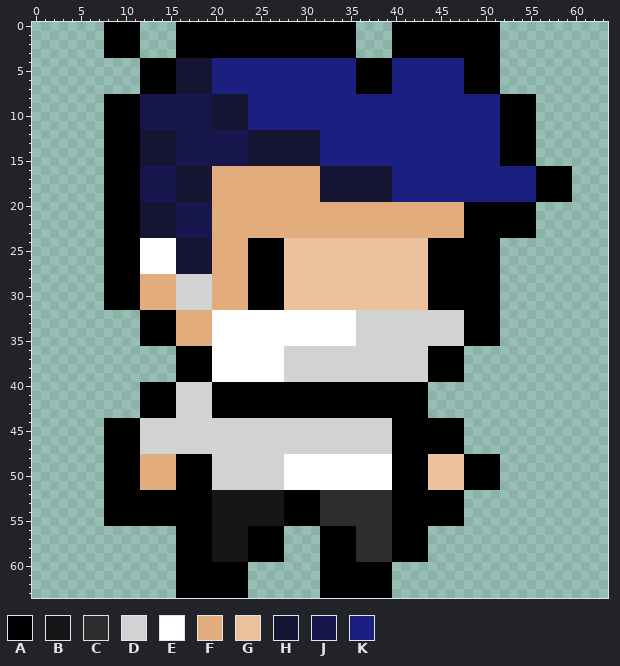
A pixel-art sprite gets an edit: Corre Etequiano!!/Assets/Desing/Players/Masculinos/Player 5 - Rickk Cabelo Azul/Player 5 M - Mascara.png. That is the earlier state.
The file is 64x64 pixels. Colours within 5 levels of each other are drawn and written as one.
Palette (. is transparent): A #000000  B #161616  C #2d2d2d  D #d2d2d2  E #ffffff  F #e3ac7d  G #ecc19d  H #141433  J #17174d  K #1a1f80
Pixels before (only the part around the change), first column x 5:
19 ...AAAAJJJJHHHHFFFFFFFFFFFFHHHHHHHHKKKKKKKKKKKKKKKKAA
20 ...AAAAHHHHJJJJFFFFFFFFFFFFFFFFFFFFFFFFFFFFAAAAAAAA..
21 ...AAAAHHHHJJJJFFFFFFFFFFFFFFFFFFFFFFFFFFFFAAAAAAAA..
22 ...AAAAHHHHJJJJFFFFFFFFFFFFFFFFFFFFFFFFFFFFAAAAAAAA..
23 ...AAAAHHHHJJJJFFFFFFFFFFFFFFFFFFFFFFFFFFFFAAAAAAAA..
24 ...AAAAEEEEHHHHFFFFAAAAGGGGGGGGGGGGGGGGAAAAAAAA......
25 ...AAAAEEEEHHHHFFFFAAAAGGGGGGGGGGGGGGGGAAAAAAAA......
26 ...AAAAEEEEHHHHFFFFAAAAGGGGGGGGGGGGGGGGAAAAAAAA......
27 ...AAAAEEEEHHHHFFFFAAAAGGGGGGGGGGGGGGGGAAAAAAAA......
28 ...AAAAFFFFDDDDFFFFAAAAGGGGGGGGGGGGGGGGAAAAAAAA......
29 ...AAAAFFFFDDDDFFFFAAAAGGGGGGGGGGGGGGGGAAAAAAAA......
30 ...AAAAFFFFDDDDFFFFAAAAGGGGGGGGGGGGGGGGAAAAAAAA......
31 ...AAAAFFFFDDDDFFFFAAAAGGGGGGGGGGGGGGGGAAAAAAAA......
32 .......AAAAFFFFEEEEEEEEEEEEEEEEDDDDDDDDDDDDAAAA......
33 .......AAAAFFFFEEEEEEEEEEEEEEEEDDDDDDDDDDDDAAAA......
34 .......AAAAFFFFEEEEEEEEEEEEEEEEDDDDDDDDDDDDAAAA......
35 .......AAAAFFFFEEEEEEEEEEEEEEEEDDDDDDDDDDDDAAAA......
36 ...........AAAAEEEEEEEEDDDDDDDDDDDDDDDDAAAA..........
37 ...........AAAAEEEEEEEEDDDDDDDDDDDDDDDDAAAA..........
38 ...........AAAAEEEEEEEEDDDDDDDDDDDDDDDDAAAA..........
39 ...........AAAAEEEEEEEEDDDDDDDDDDDDDDDDAAAA..........
40 .......AAAADDDDAAAAAAAAAAAAAAAAAAAAAAAA..............
41 .......AAAADDDDAAAAAAAAAAAAAAAAAAAAAAAA..............
42 .......AAAADDDDAAAAAAAAAAAAAAAAAAAAAAAA..............
43 .......AAAADDDDAAAAAAAAAAAAAAAAAAAAAAAA..............
44 ...AAAADDDDDDDDDDDDDDDDDDDDDDDDDDDDAAAAAAAA..........
45 ...AAAADDDDDDDDDDDDDDDDDDDDDDDDDDDDAAAAAAAA..........
46 ...AAAADDDDDDDDDDDDDDDDDDDDDDDDDDDDAAAAAAAA..........
47 ...AAAADDDDDDDDDDDDDDDDDDDDDDDDDDDDAAAAAAAA..........
48 ...AAAAFFFFAAAADDDDDDDDEEEEEEEEEEEEAAAAGGGGAAAA......
49 ...AAAAFFFFAAAADDDDDDDDEEEEEEEEEEEEAAAAGGGGAAAA......
50 ...AAAAFFFFAAAADDDDDDDDEEEEEEEEEEEEAAAAGGGGAAAA......
51 ...AAAAFFFFAAAADDDDDDDDEEEEEEEEEEEEAAAAGGGGAAAA......
52 ...AAAAAAAAAAAABBBBBBBBAAAACCCCCCCCAAAAAAAA..........
53 ...AAAAAAAAAAAABBBBBBBBAAAACCCCCCCCAAAAAAAA..........
54 ...AAAAAAAAAAAABBBBBBBBAAAACCCCCCCCAAAAAAAA..........
55 ...AAAAAAAAAAAABBBBBBBBAAAACCCCCCCCAAAAAAAA..........
56 ...........AAAABBBBAAAA....AAAACCCCAAAA..............
57 ...........AAAABBBBAAAA....AAAACCCCAAAA..............
58 ...........AAAABBBBAAAA....AAAACCCCAAAA..............
59 ...........AAAABBBBAAAA....AAAACCCCAAAA..............
60 ...........AAAAAAAA........AAAAAAAA..................
61 ...........AAAAAAAA........AAAAAAAA..................
62 ...........AAAAAAAA........AAAAAAAA..................
Once edited:
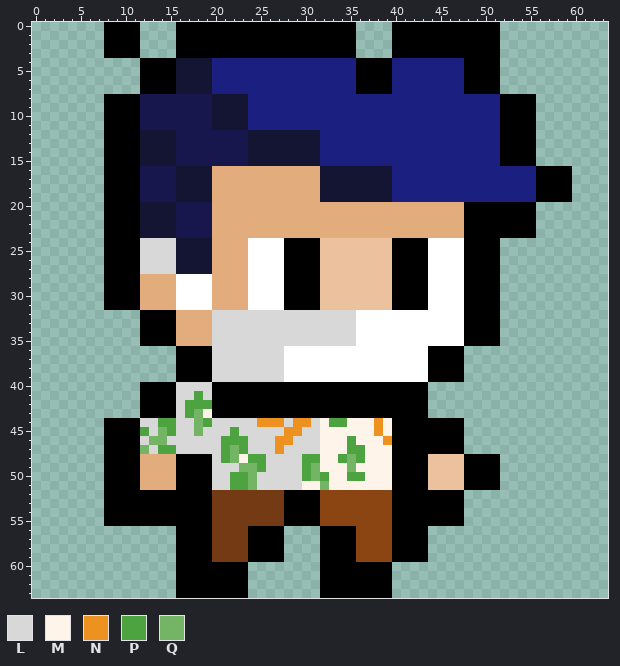
Colours new in this view: L #d8d8d8  M #fff4ea  N #ed9121  P #4da33f  Q #74b565
Edits made:
Colour B changes from #161616 to #733a13.
Colour C changes from #2d2d2d to #8b4513.
Colour A replaces colour G in rows 24 to 31 at x 28 to 31 and 40 to 43.
Colour E replaces colour A in rows 24 to 31 at x 24 to 27 and 44 to 47.
Colour E replaces colour D in rows 28 to 31 at x 16 to 19; in rows 32 to 35 at x 36 to 47; in rows 36 to 39 at x 28 to 43.
Colour L replaces colour D in row 40 at x 16 to 19; in row 41 at x 16 to 17 and 19; in rows 42 to 43 at x 16; in row 44 at x 12 to 13, 16 to 17, 20 to 24, 28 and 31; in row 45 at x 13, 16 to 17, 19 to 21, 23 to 27 and 30 to 31; in row 46 at x 12, 15 to 20, 24 to 26 and 29 to 31.
Colour L replaces colour D in row 47 at x 13, 16 to 20, 24 to 26 and 28 to 31; in row 48 at x 20 and 26 to 27; in row 49 at x 20 to 22 and 26 to 27; in rows 50 to 51 at x 20 to 21 and 25 to 27.
Colour L replaces colour E in rows 24 to 27 at x 12 to 15; in rows 32 to 35 at x 20 to 35; in rows 36 to 39 at x 20 to 27; in rows 48 to 51 at x 28 to 29.
Colour M replaces colour D in row 43 at x 19; in row 44 at x 32, 35 to 37 and 39; in row 45 at x 32 to 37 and 39; in row 46 at x 32 to 34 and 36 to 38; in row 47 at x 32 to 34 and 37 to 39; in row 48 at x 23.
Colour M replaces colour E in row 48 at x 32 to 33 and 37 to 39; in row 49 at x 32 to 34 and 36 to 39; in row 50 at x 33 to 34 and 37 to 39; in row 51 at x 30 to 31 and 33 to 39.
Colour N replaces colour D in row 44 at x 25 to 27, 29 to 30 and 38; in row 45 at x 28 to 29 and 38; in row 46 at x 27 to 28 and 39; in row 47 at x 27.
Colour P replaces colour D in row 41 at x 18; in row 42 at x 17 to 19; in row 43 at x 17; in row 44 at x 14 to 15, 19 and 33 to 34; in row 45 at x 12, 15 and 22; in row 46 at x 21 to 23 and 35.
Colour P replaces colour D in row 47 at x 14 to 15, 21, 23 and 35 to 36; in row 48 at x 21 and 24 to 25; in row 49 at x 25; in rows 50 to 51 at x 22 to 23.
Colour P replaces colour E in row 48 at x 30 to 31, 34 and 36; in row 49 at x 30; in row 50 at x 30, 32 and 35 to 36.
Colour Q replaces colour D in rows 43 to 44 at x 18; in row 45 at x 14 and 18; in row 46 at x 13 to 14; in row 47 at x 12 and 22; in row 48 at x 22; in row 49 at x 23 to 24.
Colour Q replaces colour D in rows 50 to 51 at x 24.
Colour Q replaces colour E in row 48 at x 35; in row 49 at x 31 and 35; in row 50 at x 31; in row 51 at x 32.
Changed places in both pictures, as pixel boxes (x1, y1, x2, y2):
changed: (140, 238, 464, 562)
